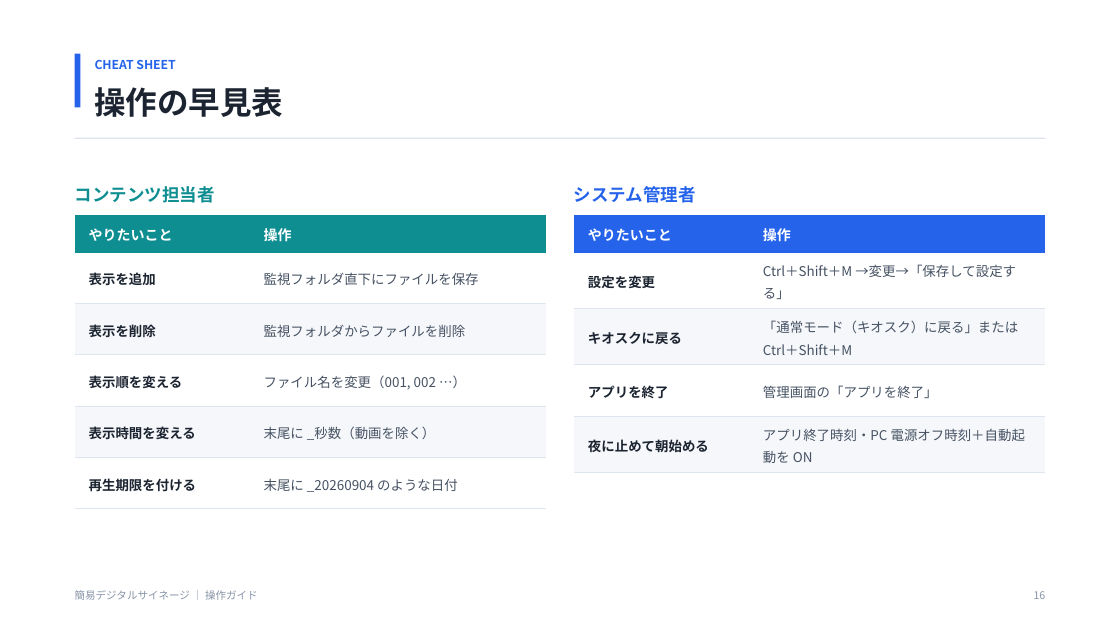
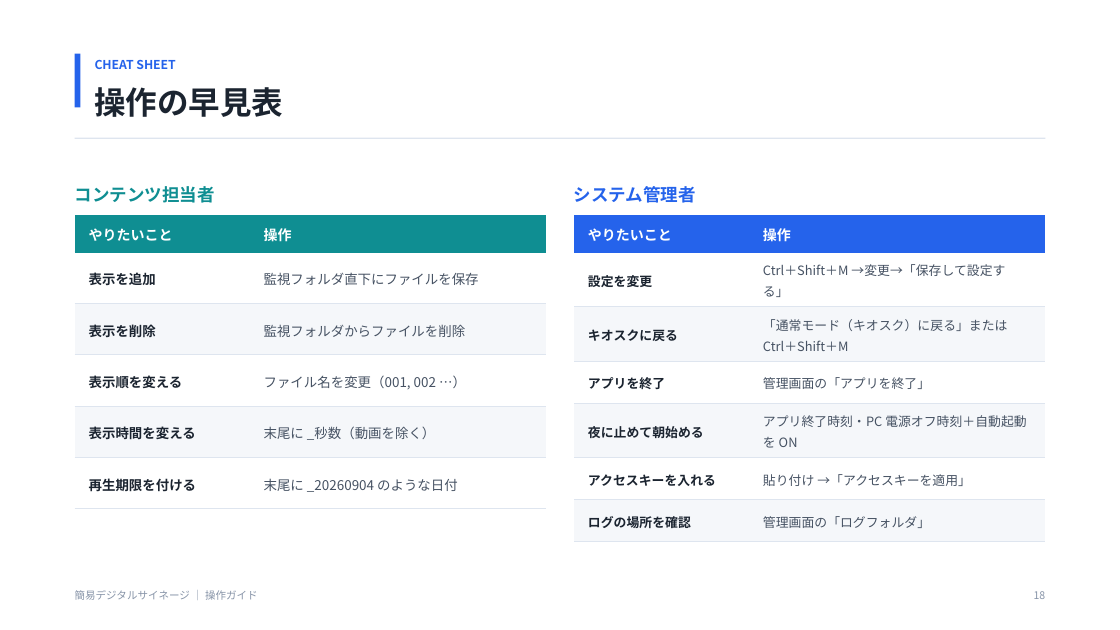
Before and after one commit to kamanori3/SimpleDigitalSignage, a slide deck: slide 18 of docs/操作ガイド.pptx (slide 16 before the commit). Drawn at 1120x630 pixels with LibreOffice and Linux fonts; fonts in the diff are those of the drawing. Boxes give left, top, right and bottom in pixels: in the first picture for what was removed or moved away, otherwise in the second. Text is boxed around its words. In the diff, an @@ line names an element or a change of style, - is before the commit and + after.

```diff
--- a/docs/操作ガイド.pptx
+++ b/docs/操作ガイド.pptx
@@ table at (574, 215, 1045, 532) @@
+row 6: アクセスキーを入れる | 貼り付け →「アクセスキーを適用」
+row 7: ログの場所を確認 | 管理画面の「ログフォルダ」
```
Also in this commit, not shown: 5 other slides changed, 2 slides added, 9 other files.
